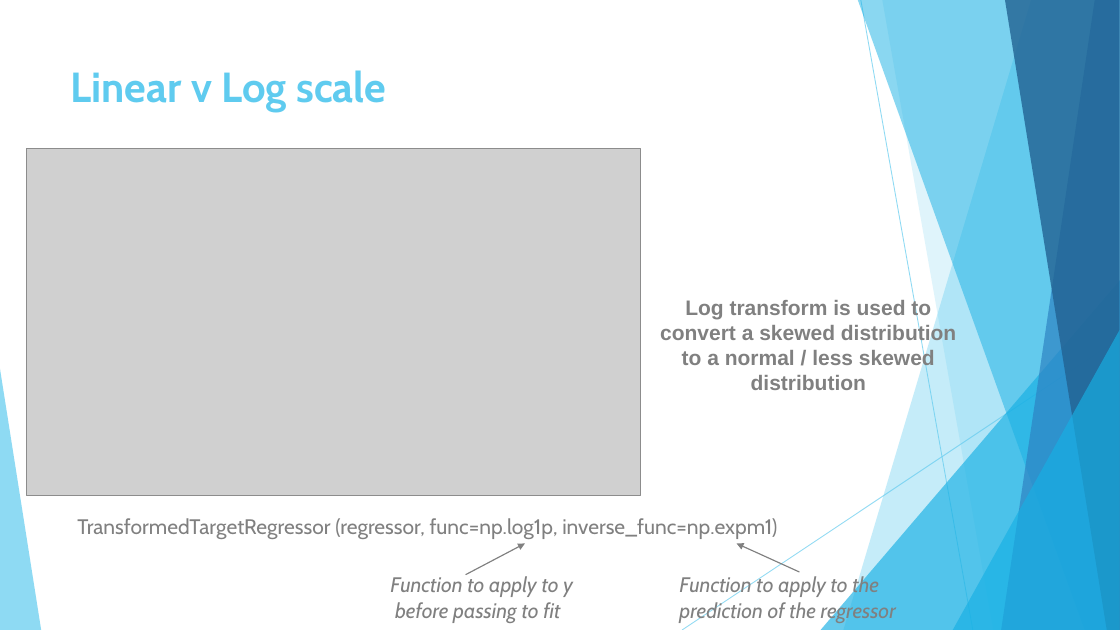
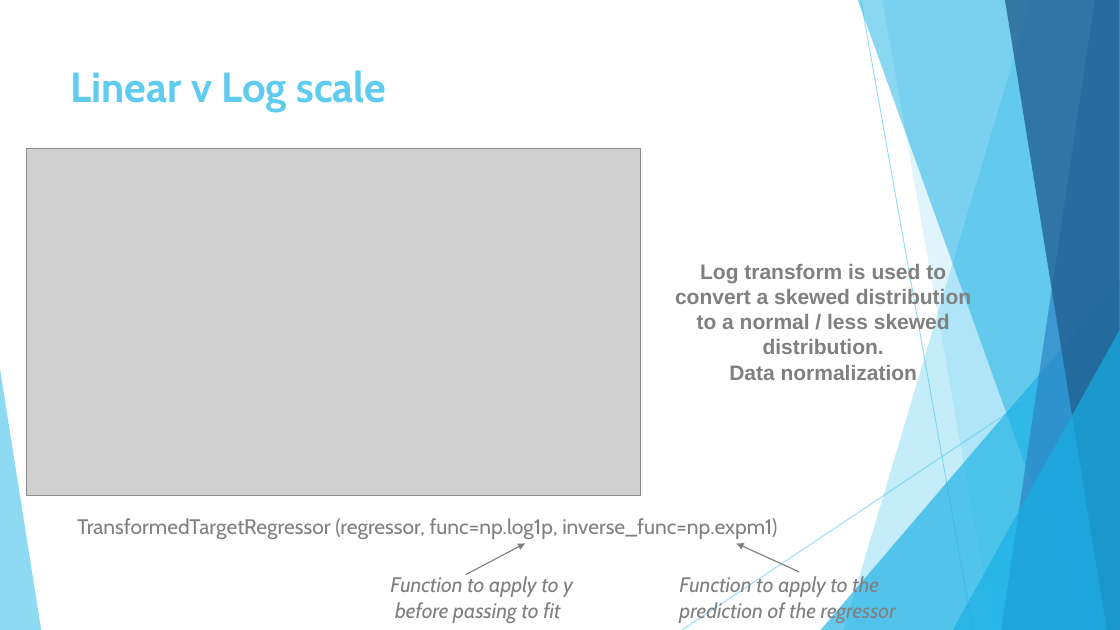
Before and after one commit to hike7o/SL-OC-projects, a slide deck: slide 14 of P4/Pelec_03_presentation.pptx (slide 11 before the commit). Drawn at 1120x630 pixels with LibreOffice and Linux fonts; fonts in the diff are those of the drawing; grey boxes stand for pictures. Boxes give left, top, right and bottom in pixels: in the first picture for what was removed or moved away, otherwise in the second. Text is boxed around its words. In the diff, an @@ line names an element or a change of style, - is before the commit and + after.

```diff
--- a/P4/Pelec_03_presentation.pptx
+++ b/P4/Pelec_03_presentation.pptx
@@ text at box(675, 262, 971, 380): text changed @@
-Log transform is used to convert a skewed distribution to a normal / less skewed distribution
+Log transform is used to convert a skewed distribution to a normal / less skewed distribution.
+Data normalization
```
Also in this commit, not shown: 10 other slides changed, 8 slides added, 3 slides removed, 8 other files.
